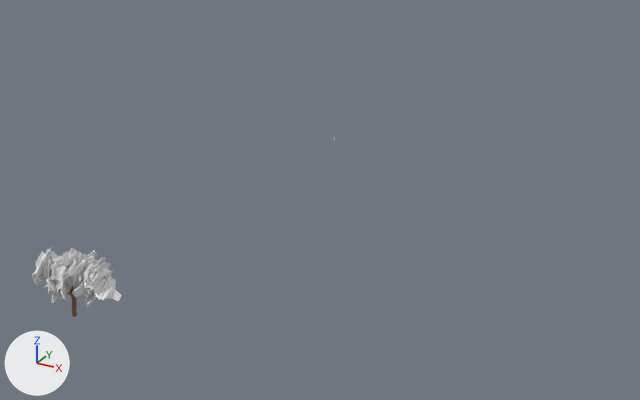
An edit to the Blender file Assets/blender files/tree.blend, drawn before and after from the same camera.
Camera for both pictures: a 50 mm lens placed at (60.8, -84.6, 47.8), pointed at (13.3, 1.7, 4.7). Lighting does not change. The marker at lower left points along +X, +Y and +Z. Objects named as collision shapes, trigger or cutter boxes, shadow casters or lower levels of detail are left out.

The scene before the commit, as lines of its bpy script (objects in view):
```python
me_cube_002 = bpy.data.meshes.new('Cube.002')
me_cube_002.from_pydata(...)  # 1400 vertices, 1398 faces; spans x -11.6..16.7, y -10.7..12.0, z -0.8..26.0
me_cube_002.materials.append(mat_material)  # brown #8e5e36
me_cube_003 = bpy.data.meshes.new('Cube.003')
me_cube_003.from_pydata(...)  # 1424 vertices, 1422 faces; spans x -11.6..16.7, y -10.7..12.0, z -0.8..26.0
me_cube_003.polygons.foreach_set('use_smooth', [True] * 1422)
me_cube_003.materials.append(mat_material)  # brown #8e5e36
me_cube_004 = bpy.data.meshes.new('Cube.004')
me_cube_004.from_pydata(...)  # 1424 vertices, 1422 faces; spans x -2.4..4.39, y -2.63..2.83, z 0.04..6.5
me_cube_004.polygons.foreach_set('use_smooth', [True] * 1422)
me_cube_004.materials.append(mat_material_003)  # its picture is missing
me_tree_branch_003 = bpy.data.meshes.new('Tree Branch.003')
me_tree_branch_003.from_pydata(...)  # 1500 vertices, 1350 faces; spans x -3.9..6.18, y -3.52..4.0, z 2.52..7.76
me_tree_branch_003.materials.append(mat_tree_branch_002)  # its picture is missing
ob_cube_001 = bpy.data.objects.new('Cube.001', me_cube_003)
ob_cube_001.location = (0.0, 35.25, 0.0)
ob_cube_001.scale = (0.518, 0.518, 0.518)
ob_cube_001.hide_render = True
ob_leaves = bpy.data.objects.new('Leaves', me_tree_branch_003)
ob_leaves.parent = ob_tree_lod0
ob_leaves.matrix_parent_inverse = Matrix(((1.0, 0.0, 0.0, 0.0306), (0.0, 1.0, 0.0, -0.183), (0.0, 0.0, 1.0, 0.0832), (0.0, 0.0, 0.0, 1.0)))
ob_leaves.location = (-0.0306, 0.183, -0.0832)
ob_tree = bpy.data.objects.new('tree', me_cube_002)
ob_tree.location = (0.0, 25.99, 0.0)
ob_tree.scale = (0.533, 0.533, 0.533)
ob_tree.hide_render = True
ob_tree_lod0 = bpy.data.objects.new('Tree_LOD0', me_cube_004)
ob_tree_lod0.location = (-0.03, -27.3, -0.08)
```
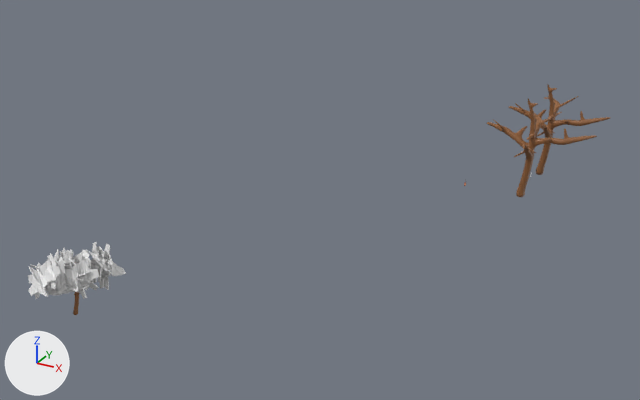
Commit message: rotated the tree for image purposes

Where the change shows, as pixel boxes (x1, y1, x2, y2) in the pictures (640 x 400 px):
'Leaves', turned
    before: (32, 247, 122, 307)
    after: (28, 242, 126, 299)
'tree', shown (brown)
    after: (487, 99, 597, 197)
'Cube.001', shown (brown)
    after: (509, 84, 610, 175)
'Tree_LOD0', turned
    before: (58, 266, 77, 317)
    after: (73, 262, 99, 315)

The change, as a diff of the scene's bpy script:
```diff
--- a/Assets/blender files/tree.blend.py
+++ b/Assets/blender files/tree.blend.py
@@ ob_tree @@
 ob_tree = bpy.data.objects.new('tree', me_cube_002)
-ob_tree.location = (0.0, 25.99, 0.0)
+ob_tree.location = (31.1, 25.99, 0.0)
 ob_tree.scale = (0.533, 0.533, 0.533)
-ob_tree.hide_render = True
@@ ob_cube_001 @@
 ob_cube_001 = bpy.data.objects.new('Cube.001', me_cube_003)
-ob_cube_001.location = (0.0, 35.25, 0.0)
+ob_cube_001.location = (31.1, 35.25, 0.0)
 ob_cube_001.scale = (0.518, 0.518, 0.518)
-ob_cube_001.hide_render = True
@@ ob_tree_lod0 @@
 ob_tree_lod0.location = (-0.03, -27.3, -0.08)
+ob_tree_lod0.rotation_euler = (0.0, 0.0, 0.994)  # degrees (0, 0, 57)
```
